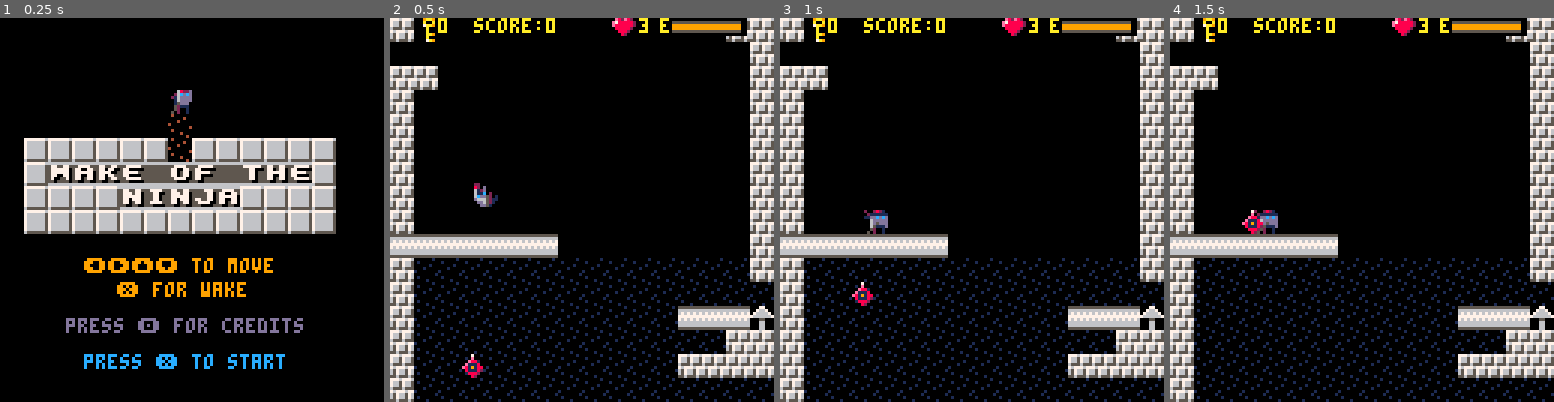
Above: before the commit, frames 1-4 (left to right).
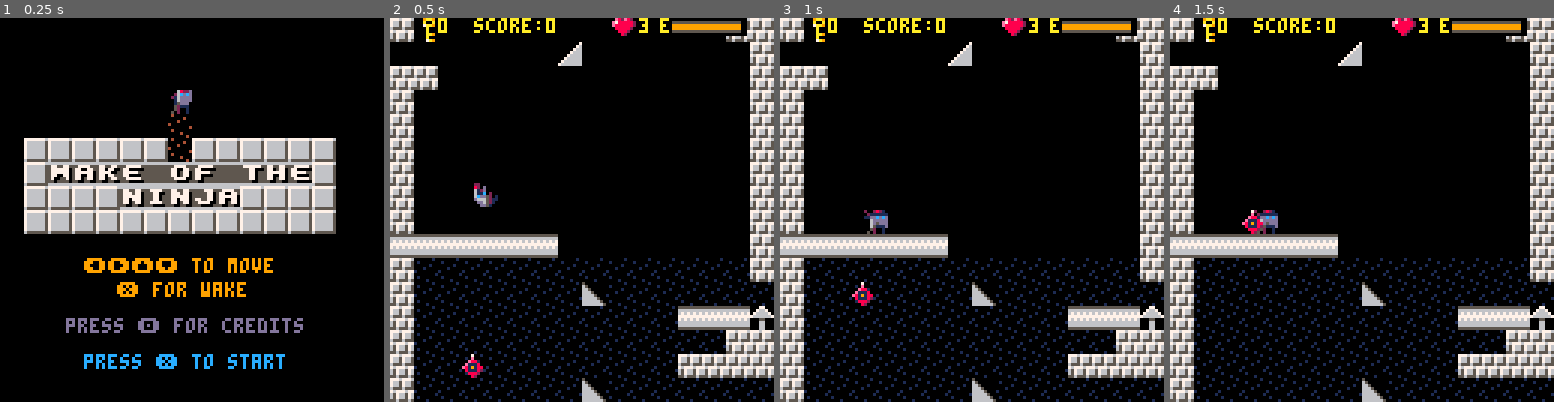
Above: after the commit, the same moments.

Repository: ggaughan/wake-of-the-ninja
Game: PICO-8 cartridge wakey.p8
The game is run twice, just before and just after one commit, with the same random seed, the same clock (stepped at 60 frames per second) and the same inputs.
Inputs:
- Up to frame 1 (0.25 s): no input
- Up to frame 2 (0.5 s): tap X (X key) at 0.33 s
- Up to frame 3 (1 s): tap O (Z key) at 0.7 s
- Up to frame 4 (1.5 s): tap X (X key) at 1.07 s

Frame 1 is identical in both runs. In frame 2, 0.7% of the frame differs, in the area x 43-57%, y 6-100%; in frame 3, 0.7%; in frame 4, 0.7%.

Commit message:
More enemy placements and avoid durer room for placements

Diff:
--- a/wakey.p8
+++ b/wakey.p8
@@ -205,6 +205,7 @@
  water_level = wy + pl_start_y+3
  room_range_start = w_h/room_margin
 	room_range_end = (w_h - w_h/room_margin)
+	durer_room_y = water_level+3
  wx=0
 	last_ledge = 0
  assert(abs(last_ledge - (water_level+3)) > max_ledge_gap*2, "max_ledge_gap needs to be smaller to place key room")
@@ -515,6 +516,8 @@
 					mset(x,y,dr[x+1])
 				end
 			end
+		 if (debug and w[y_w] and w[y_w][-1]) mset(7,y,119) --print(w[y_w][-1][0], 7*8,y*8,10)
+		 if (debug and w[y_w] and w[y_w][16]) mset(8,y,121)
 		end
 	else
 	 -- if end-game, drain the room
@@ -914,7 +917,7 @@
 
 	draw_status()
 
- print("you died", 50, 24, 8)
+ print("you died", 50, 36, 8)
 
  print("press 🅾️ for credits", 28, 100, 12)
  print("press ❎ for restart", 28, 112, 12)
@@ -1003,7 +1006,7 @@
 -- map, true if there is wall
 -- there.
 
-function solid(x, y)
+function solid(x, y, is_player)
 
  -- grab the cell value
  --val=mget(x, y)
@@ -1017,28 +1020,30 @@
 		-- note: -y to not skip top row
 	 val=mget(x + rx, y + ry -1)
 
-	 local key = nil
-		if val == 30 then --key
-			-- note: +2 digits to right
-			key = get_key_from_map(rx+x+1,ry+y -1)
-		end
-		-- note: we don't detect digits - make them get the key
-
-		if key != nil then
-			--printh("k="..key)
-			assert(not(durer_keys[key] or pl.keys[key]))
-			-- hide: pick up
-			pl.keys[key] = true
-			pl.key_count += 1
-			if (sound) sfx(s_key_pickup)
-			printh(wy.." "..y.." "..water_level)
-	  local replace = ceil(wy) + y > water_level and w_water_brick or 0
-			mset(rx+x,ry+y-1, replace)
-			mset(rx+x+1,ry+y-1, replace)
-			mset(rx+x+2,ry+y-1, replace)
- 		-- todo assert: key number expected alongside key
-		end
-
+	 if is_player then
+	  -- pick up things - todo move elsewhere?
+		 local key = nil
+			if val == 30 then --key
+				-- note: +2 digits to right
+				key = get_key_from_map(rx+x+1,ry+y -1)
+			end
+			-- note: we don't detect digits - make them get the key
+
+			if key != nil then
+				--printh("k="..key)
+				assert(not(durer_keys[key] or pl.keys[key]))
+				-- hide: pick up
+				pl.keys[key] = true
+				pl.key_count += 1
+				if (sound) sfx(s_key_pickup)
+				--printh(wy.." "..y.." "..water_level)
+		  local replace = ceil(wy) + y > water_level and w_water_brick or 0
+				mset(rx+x,ry+y-1, replace)
+				mset(rx+x+1,ry+y-1, replace)
+				mset(rx+x+2,ry+y-1, replace)
+	 		-- todo assert: key number expected alongside key
+			end
+		end
 	end
  --camera()
 	--printh(x..","..y)
@@ -1055,7 +1060,7 @@
 --(this version only works for
 --actors less than one tile big)
 
-function solid_area(x,y,w,h)
+function solid_area(x,y,w,h, is_player)
 
 	if pl.room == nil then
 		-- note: +1 for map shift for smooth top row upward scroll
@@ -1070,10 +1075,10 @@
 	end
 
  return
-  solid(x-w,y-h) or
-  solid(x+w,y-h) or
-  solid(x-w,y+h) or
-  solid(x+w,y+h)
+  solid(x-w,y-h, is_player) or
+  solid(x+w,y-h, is_player) or
+  solid(x-w,y+h, is_player) or
+  solid(x+w,y+h, is_player)
 end
 
 
@@ -1106,7 +1111,8 @@
 	      kill_player()
 	     -- else already dying
 	     end
-	     if (a2.mass == 0) kill_enemy(a2)  -- don't kill persist
+	     --todo? if (a2.mass == 0)
+	     kill_enemy(a2)  -- don't kill persist
 	     -- todo respawn player elsewhere if mass!=0
 					 --printh("wend die x")
      	--printh("die")
@@ -1125,7 +1131,8 @@
 	      kill_player()
 	     -- else already dying
 	     end
-	     if (a2.mass == 0) kill_enemy(a2)  -- don't kill persist
+	     -- todo? if (a2.mass == 0)
+	     kill_enemy(a2)  -- don't kill persist
 	     -- todo respawn player elsewhere if mass!=0
 					 --printh("wend die y")
      	--printh("die")
@@ -1145,7 +1152,7 @@
 -- checks both walls and actors
 function solid_a(a, dx, dy)
  if a.mass > 0 then
-  if solid_area(a.x+dx,a.y+dy,a.w,a.h) then
+  if solid_area(a.x+dx,a.y+dy,a.w,a.h, a==pl) then
 	  return true
 	 end
  	return solid_actor(a, dx, dy)
@@ -1297,7 +1304,7 @@
 				 for xx=0,15 do
 				 	for yy=0,15 do
 				 	 if mget(rx+xx,ry+yy) == 97 then --enemy
-				 	  if xx>0 and yy < 00 and xx < 15 and yy < 15 then
+				 	  if xx>0 and yy > 0 and xx < 15 and yy < 15 then
 					 	 	--printh(wy.." "..yy.." "..water_level)
 			  				local replace = ceil(wy) + yy + 0.5 > water_level and w_water_brick or 0
 					 			mset(rx+xx,ry+yy, replace)
@@ -1346,7 +1353,7 @@
 				x = 0.5
 			end
 			if pl.room == nil then
-				printh(wy.." "..water_level)
+				--printh(wy.." "..water_level)
 				--pl.y -= pl.room_old_y
 				pl.y = 14.6 - pl.room_old_y  -- restore absolute y rather than relative to current y - less glitchy under water
 				--printh("< pl.y "..pl.y.." pl.room_old_y "..pl.room_old_y.." pl.dy "..pl.dy.." wy "..wy)
@@ -1410,7 +1417,8 @@
 	 		  need = false
 					end
 					if #rooms > 0 and y-last_ledge > 1 then
-		  		if (rnd() > room_chance and y > room_range_start and y < room_range_end) or need_room then
+		  		if (rnd() > room_chance and y > room_range_start and y < room_range_end and y != durer_room_y+1) or need_room then
+		  			--printh(#rooms.." add room at "..y.." "..y-last_ledge.." "..water_level)
 							local room = rooms[#rooms]
 							rooms[#rooms]=nil
 							link_room(room, y, d)
@@ -1468,7 +1476,7 @@
 
 	-- note last_ledge==0 -> need_room
 	-- i.e. pops last room and makes it in fixed location
- make_world_row(water_level+3)  -- above start pipe
+ make_world_row(durer_room_y)  -- above start pipe
 
 	-- main shaft
 	for i=1,h-1 do
@@ -1484,7 +1492,7 @@
 		 if y > water_level+1 or y < water_level-4 then
 		  -- todo could relax room range here?
 		  if w[y] == nil and w[y+1] == nil and y > room_range_start and y < room_range_end then
-					--printh(" - suitable gap")
+					--printh(" - suitable gap "..y)
 					-- todo check above/below free too?
 		   w[y] = {}
 					local room = rooms[#rooms]
@@ -1504,11 +1512,11 @@
 	for i=0,6 do
 	 w[water_level][i] = w_start_brick
 	end
-	-- inidicator and better platform for durer room
-	if (w[water_level+3] == nil) w[water_level+3] = {}
- w[water_level+3][15] = 126
+	-- indicator and better platform for durer room
+	if (w[durer_room_y] == nil) w[durer_room_y] = {}
+ w[durer_room_y][15] = 126
 	for i=1,3 do
-	 w[water_level+3][15-i] = w_start_brick
+	 w[durer_room_y][15-i] = w_start_brick
 	end
 end
 
@@ -1962,16 +1970,16 @@
 0000000000000000000001010001000000000000000000000000000000000000000000000000000000000000000000000000000000000000000001000000000000000000000000000000000000000000000000000000000000000000000000000000000000000000000000000000000000000000000000000000000000000000
 __map__
 00000000000000000000000000000000010101010101010101010101010101010f0f0f0f0f0f0f0f0f0f0f0f0f0f0f0f0d0d0d0d0d0d0d0d0d0d0d0d0d0d0d0d3d3d3d3d3d3d3d3d3d3d3d3d3d3d3d3d0e0e0e0e0e0e0e0e0e0e0e0e0e0e0e0e010101010101010101010101010101015a5a5a5a5a5a5a5a5a5a5a5a5a5a5a5a
-00000000000000000000000000000000010000000000000000000000000000010f00000000000000000000000000000f0d00000000000000000000000000000d3d00000000000000000000000000003d0e00000000000000000000000000000e01001ed1d600000000000000000000015a00000000000000000000000000005a
-00000000000000000000000000000000010000000000000000000000000000010f00000000000000000000000000000f0d00000000000000000000000000000d3d00000000000000000000000000003d0e00000000000000000000000000000e010101010101010000010101010101015a00000000000000000000000000005a
+00000000000000000000000000000000010000000000000000000000000000010f00000000000000000000000000000f0d00000000000000000000000000000d3d00000000000000000000000000003d0e00000000000000000000000000000e01001ed1d600000061000000000000015a00000000000000000000000000005a
+00000000000000000000000000000000010000000000000000000000000000010f00000000000000000000000000000f0d00000000000000000000000000000d3d61000000000000000000000000003d0e00000000000000000000000000000e010101010101010000010101010101015a00000000000000000000000000005a
 00000000000000830000000000000000010000000000000000000000000000010f00000000000000000000001ec0d10f0d0000001ec0d700000000000000000d3d00ba000000ba00000000000000003d0e00000000000000000000000000000e010101010100000000000001010101015a00000000000000000000000000005a
 00000000000000090000000000000000010000000000000000000000000000010f000000000000000000000f0f0f0f0f0d00005b5c5c5c5d000000000000000d3d00ba1ed1d1ba00000000000000003d0e00000000000000000000000000000e010101010000000000000000010101015a00000000000000000000000000005a
 003f3f3f3f3f3f093f3f3f3f3f3f0000010000010101010000000000000000010f61000000000000000000000000000f0d00000000000000000000000000000d3d00bababababa00000000000000003d0e00000000000000000000000000000e010101000000000000000000000101015a0000000000001ed1d300000000005a
 003ff7e1ebe5c0efe6c0f4e8e53f0000010000000000000000000000000000010f00006100000000000000000000000f0d00000000000000000000000000000d3d00000000000000000000000000003d0e00000000000000000000000000000e010100000000000000000000000001015a00000000005a5a5a5a5a000000005a
 003f3f3f3feee9eeeae13f3f3f3f0000010000000000000000000000000000010f00000000610000000000000000000f0d00000000000000000000000000000d3d00000000000000000000000000003d0e00000000000000000000000000000e010000000000000000000000000000015a00000000005a5a5a5a5a000000005a
-003f3f3f3f3f3f3f3f3f3f3f3f3f0000010000000000000000000000000000010f00000000000061000000000000000f0d00000000000000000000000000000d3d00000000000000000000000000003d0e00000000000000000000000000000e010000000000000000000000000000015a00000000000000000000000000005a
+003f3f3f3f3f3f3f3f3f3f3f3f3f0000010000000000000000000000000000010f00000000000061000000000000000f0d00000000000000000000000000000d3d00000000000000000000000000003d0e00000000000000000000000000000e010000000000000000000000000000015a00000000000000000000000000615a
 00000000000000000000000000000000010000000000000000000000000000010f00000000000000006100000000000f0d0d0d0d0d0d0d00000d0d0d0d0d0d0d3d00000000000000000000000000003d0e00000000000000000000000000000e010000000000000000000000000000015a00000000000000000000000000005a
-000000000000000000000000000000000100000000001ed1d2000000000000010f00000000000000000000610000000f0d00000000000000000000000000610d3d00000000000000000000000000003d0e00000000000000000000000000000e010000000000000000000000000000015a00000000000000000000000000005a
+000000000000000000000000000000000100000000001ed1d2000000000000010f00000000000000000000610000000f0d00000000000000000000000000610d3d00000000000000000000000000003d0e00000000006100000000000000000e010000000000000000000000000000015a00000000000000000000000000005a
 00000000000000000000000000000000010000010101010101010101000000010f00000000000000000000000061000f0d0d0d0d00000d0d0d0d00000d0d0d0d3d00000000000000000000000000003d0e00000000003f0000003f000000000e010000000000000000000000000000015a00000000000000000000000000005a
 00000000000000000000000000000000010000000000000000000000000000010f00000000000000000000000000000f0d61000000000000000000000000000d3d00000000000000000000000000003d0e00000000003f0000003f000000000e010000000000000000000000000000015a00000000000000000000000000005a
 00000000000000000000000000000000010000000000000000000000000000010f00000000000000000000000000000f0d0d0d0d0d0d0d00000d0d0d0d0d0d0d3d00000000000000000000000000003d0e00000000003f1ec0d93f000000000e010000000000000000000000000000015a00000000000000000000000000005a
@@ -1981,16 +1989,16 @@
 010101010101010101010101010101010e00000000000000000000000000000e3b00000000000000000000000000003b3f00000000000000000000000000003f3c00000000000000000000000000003c0d00000000000000000000000000000d0f00000000000000000000000000000f3d00000000000000000000000000003d
 010000bd00000000bd00000000bd00010e00000000000000000000000000000e3b00000000000000000000000000003b3f00000000000000000000000000003f3c00000000000000000000000000003c0d00000000000000000000000000000d0f00000000000000000000000000000f3d00000000000000000000000000003d
 01008c8d8d8d8d8d8d8d8d8d8d8d8e010e00000000000000000000000000000e3b00000000000000000000000000003b3f00000000000000000000000000003f3c000000000000000000001ed1d0003c0d00000000000000000000000000000d0f00000000000000000000000000000f3d00000000000000000000000000003d
-01009c00009c00009c00009c00009c010e00000000000000000000000e0e0e0e3b00000000000000000000000000003b3f00000000000000000000000000003f3c0000000000000000003c3c3c3c3c3c0d00000000000000000000000000000d0f00000000000000000000000000000f3d00000000000000000000000000003d
-01009c8d8d9e8d8d9e8d8d9e8d8d9c010e00000000000000000000000000000e3b00000000000000000000000000003b3f00000000000000000000000000003f3c000000000000000000003c3c3c3c3c0d00000000000000000000000000000d0f00000000000000000000000000000f3d00000000000000000000000000003d
-01009c00009c00009c00009c00009c010e000000000000000000001ec0d4000e3b00000000000000000000000000003b3f00000000000000001ec0d60000003f3c00000000000000000000003c3c3c3c0d00000000000d1ec0d80d000000000d0f00000000000000000000000000000f3d00000000000000000000000000003d
-01009c8d8d9e8d8d9e8d8d9e8d8d9c010e0000000000000000000e0e0e0e0e0e3b00000000000000000000000000003b3f000000000000003f3f3f3f3f00003f3c0000000000000000000000003c3c3c0d00000000000d0d0d0d0d000000000d0f00000000000000000000000000000f3d00000000000000000000000000003d
-01009c00009c00009c00009c00009c010e00000000000000000000000000000e3b00000000000000000000000000003b3f00000000000000000000000000003f3c000000000000000000000000003c3c0d000000000000000d0000000000000d0f00000000000000000000000000000f3d00000000000000000000000000003d
-01009c8d8d9e8d8d9e8d8d9e8d8d9c010e00000000000000000000000000000e3b00000000000000000000000000003b3f00000000000000000000000000003f3c00000000000000000000000000003c0d000000000000000d0000000000000d0f000000000000001ec0d5000000000f3d000000000000000000001ec0d3003d
-01009c00009c00009c00009c00009c010e00000000000000000000000000000e3b00000000000000000000000000003b3f00000000000000000000000000003f3c00000000000000000000000000003c0d000000000000000d0000000000000d0f0000000000000f0f0f0f0f0000000f3d0000000000000000003c3c3c3c3c3d
-0100ac8d8d8d8d8d9c8d8d8d8d8dae010e00000000000000000000000000000e3b00000000000000000000000000003b3f00000000000000000000000000003f3c00000000000000000000000000003c0d0000000000000d0d0d00000000000d0f00000000000000000000000000000f3d0000000000000000003c3c3c3c3c3d
-0100000000000000af000000000000010e00000000000000000000000000000e3b00000000001ec0d20000000000003b3f00000000000000000000000000003f3c00000000000000000000000000003c0d00000000000d0d0d0d0d000000000d0f00000000000000000000000000000f3d0000000000000000003c3c3c3c3c3d
-01000000000000009c000000000000010e00000000000000000000000000000e3b000000003b3b3b3b3b00000000003b3f00000000000000000000000000003f3c00000000000000000000000000003c0d000000000d0d0d0d0d0d0d0000000d0f00000000000000000000000000000f3d00000000000000000000000000003d
+01009c00009c00009c00009c00009c010e00000000000000000000610e0e0e0e3b00000000000000000000000000003b3f00000000000000000000000000003f3c0000000000000000613c3c3c3c3c3c0d00000000000000000000000000000d0f00000000000000000000000000000f3d00000000000000000000000000003d
+01009c8d8d9e8d8d9e8d8d9e8d8d9c010e00000000610000000000000000000e3b00000000000000000000000000003b3f00000000000000000000000000003f3c000000000000000000613c3c3c3c3c0d00000000006100000000000000000d0f00000000000000000000000000000f3d00000000000000000000000000003d
+01009c00009c00009c00009c00009c010e000000000000000000001ec0d4000e3b00000000000000000000000000003b3f00000000000000001ec0d60000003f3c00000000000000000000613c3c3c3c0d00000000000d1ec0d80d000000000d0f00000000000000000000000000000f3d00000000000000000000000000003d
+01009c8d8d9e8d8d9e8d8d9e8d8d9c010e0000000000000000000e0e0e0e0e0e3b00000000000000000000000000003b3f000000000000003f3f3f3f3f00003f3c0000000000000000000000613c3c3c0d00000000000d0d0d0d0d000000000d0f00000000000000000000000000000f3d00000000000000000000000000003d
+01009c00009c00009c00009c00009c010e00000000000000000000000000000e3b00000000000000000000000000003b3f00000000000000000000000000003f3c000000000000000000000000613c3c0d610000000000000d6100000000000d0f61000000000000000000000000000f3d00000000000000000000000000003d
+01009c8d8d9e8d8d9e8d8d9e8d8d9c010e00000000000000000000000000000e3b00000000000000000000000000003b3f00000000000000000000000000003f3c00000000000000000000000000613c0d000000000000000d0000000000000d0f000000000000001ec0d5000000000f3d000000000000000000001ec0d3003d
+01009c00009c00009c00009c00009c010e00000000000000000000000000000e3b00000000000000000000000000003b3f00000000000000000000000000003f3c00000000000000000000000000003c0d000000000000000d0000000000000d0f0000000000000f0f0f0f0f0000000f3d0000000000000061003c3c3c3c3c3d
+0100ac8d8d8d8d8d9c8d8d8d8d8dae010e00000000000000000000000000000e3b00000000000000000000000000003b3f00000000000000000000000000003f3c00000000000000000000000000003c0d0000000000000d0d0d00000000000d0f00000000000000000000000000610f3d6100000000000000003c3c3c3c3c3d
+0100000000000000af000000000000010e00000000000000000000000000000e3b00000000001ec0d20000000000003b3f00000000000000000000000000003f3c00000000000000000000000000003c0d00000000000d0d0d0d0d000000000d0f00000000000000000000000000000f3d0000000000000000613c3c3c3c3c3d
+01000000000000009c000000000000010e00000000000000000000000000000e3b000000003b3b3b3b3b00000000003b3f00000000000000000000000000003f3c00000000000000000000000000003c0d000000000d0d0d0d0d0d0d0000000d0f00000000000000000000000000000f3d00000000000000000000000000613d
 01000000000000249e240000000000010e00000000000000000000000000000e3b000000003b0000003b00000000003b3f00000000000000000000000000003f3c00000000000000000000000000003c0d0000000d0d0d0d0d0d0d0d0d00000d0f00000000000000000000000000000f3d00000000000000000000000000003d
 010101010101010101010101010101010e0e0e0e0e0e0e0e0e0e0e0e0e0e0e0e3b3b3b3b3b3b3b3b3b3b3b3b3b3b3b3b3f3f3f3f3f3f3f3f3f3f3f3f3f3f3f3f3c3c3c3c3c3c3c3c3c3c3c3c3c3c3c3c0d0d0d0d0d0d0d0d0d0d0d0d0d0d0d0d0f0f0f0f0f0f0f0f0f0f0f0f0f0f0f0f3d3d3d3d3d3d3d3d3d3d3d3d3d3d3d3d
 
